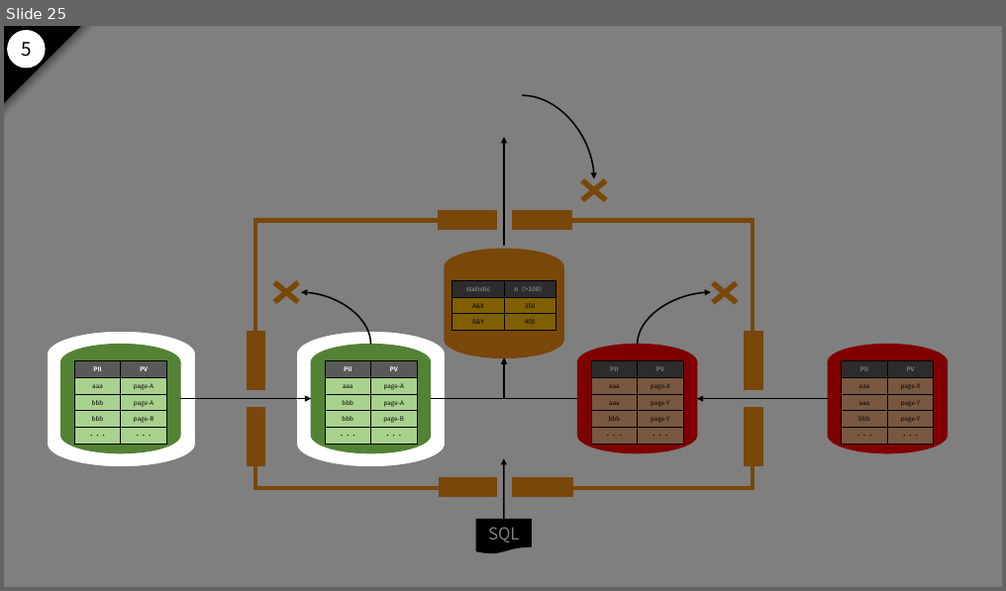
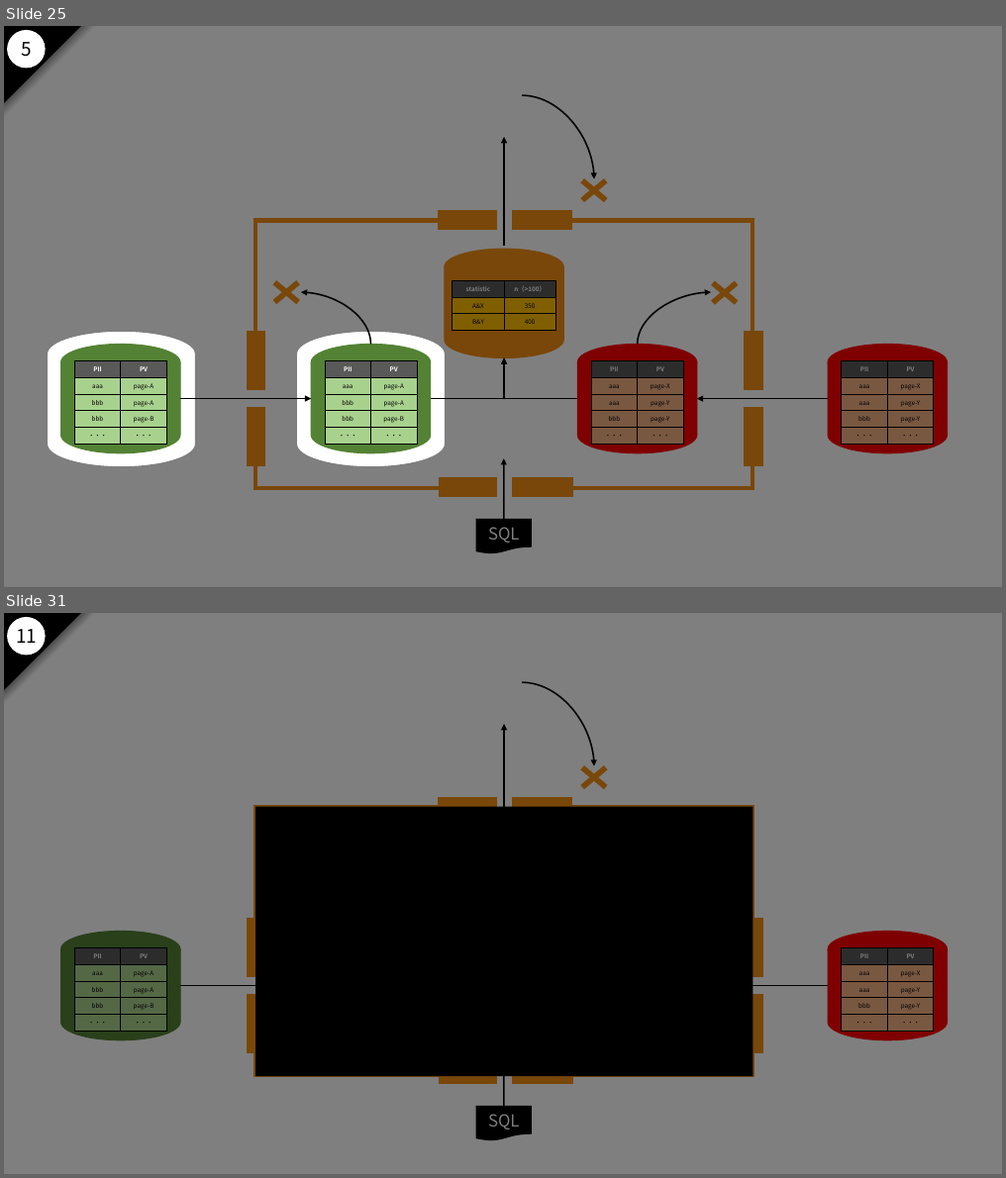
Before and after one commit to nakayama-kazuki/2021, a slide deck: pptx/power-punch-v2.pptx. Shown one above the other, each under a label of ours: slide 25 before the commit, slides 25 and 31 after it; the slides between them are not shown. The pictures are 1006x591 and 1006x1178 pixels, drawn with LibreOffice and Linux fonts; fonts in the diff are those of the drawing; background and template pictures are left out. Boxes give left, top, right and bottom in pixels: in the first picture for what was removed or moved away, otherwise in the second. Text is boxed around its words. In the diff, an @@ line names an element or a change of style, - is before the commit and + after.

```diff
--- a/pptx/power-punch-v2.pptx
+++ b/pptx/power-punch-v2.pptx
@@ slide 31 added at [4, 613, 1002, 1174], background #FFFFFF; not listed: 21 template elements that a slide beside it also shows @@
@@ rectangle added at [4, 613, 1002, 1174], fill #000000 at 50% opacity @@
@@ group added at [4, 613, 96, 705]: 2 right triangles, 1 ellipse, 1 text @@
+11
@@ rectangle added at [255, 807, 753, 1077], fill #000000 @@
```
Also in this commit, not shown: 41 slides changed, 17 other slides added, 4 slides removed.
